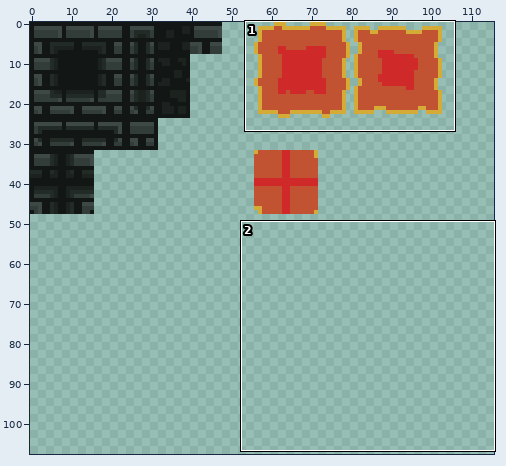
Two versions of one sprite sheet, Assets/Art/Textures/Enviornment/Tilemap.png. The first picture is a wide view before the edit; the outline marks the close-up.
Close-up. Before the edit:
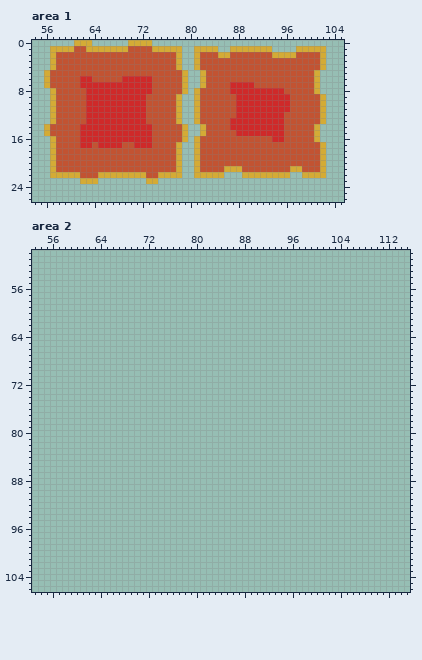
The file is 128x128 pixels. Colours within 5 levels of each other are drawn and written as one. Shown: area 1: x 54..105, y 0..26; area 2: x 53..115, y 50..106. The wide view leaves out empty margins.
Once edited:
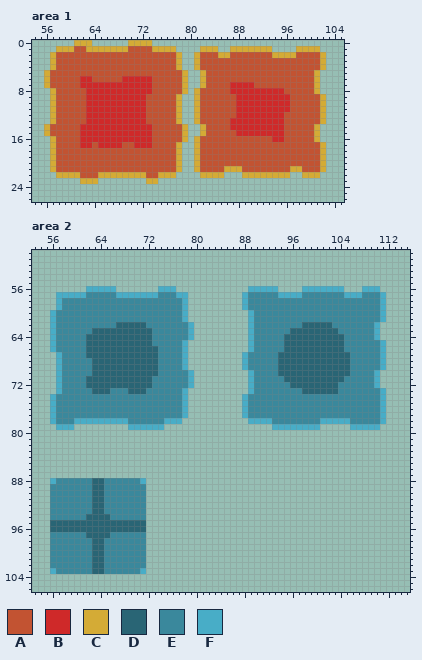
Palette (. is transparent): A #c25332  B #cf2929  C #d4ab36  D #296575  E #3a889c  F #48adc7
What changed:
Area 1:
y 1: x 57 C -> .; x 78 C -> .; x 81 C -> .; x 102 C -> .
y 22: x 57 C -> .; x 78 C -> .; x 81 C -> .; x 102 C -> .
Area 2:
y 56: x 62..66 ..... -> FFFFF; x 74..76 ... -> FFF; x 89..93 ..... -> FFFFF; x 98..104 ....... -> FFFFFFF; x 108..110 ... -> FFF
y 57: x 57..78 ...................... -> FFFFFEEEEEFFFFFFFEEEFF; x 88..111 ........................ -> FEEEEEFFFFEEEEEEEFFFEEEF
y 58..59: x 57..78 ...................... -> FEEEEEEEEEEEEEEEEEEEEF; x 88..111 ........................ -> FEEEEEEEEEEEEEEEEEEEEEEF
y 60..61: x 56..78 ....................... -> FEEEEEEEEEEEEEEEEEEEEEF; x 89..111 ....................... -> FEEEEEEEEEEEEEEEEEEEEEF
y 62: x 56..79 ........................ -> FEEEEEEEEEEDDDDDEEEEEEEF; x 89..110 ...................... -> FEEEEEEEEDDDDDEEEEEEEF
y 63: x 56..79 ........................ -> FEEEEEEDDDDDDDDDDEEEEEEF; x 89..110 ...................... -> FEEEEEEDDDDDDDDEEEEEEF
y 64: x 56..79 ........................ -> FEEEEEDDDDDDDDDDDEEEEEEF; x 89..110 ...................... -> FEEEEEDDDDDDDDDDEEEEEF
y 65: x 56..78 ....................... -> FEEEEEDDDDDDDDDDDEEEEEF; x 89..111 ....................... -> FEEEEEDDDDDDDDDDEEEEEEF
y 66: x 56..78 ....................... -> FEEEEEDDDDDDDDDDDDEEEEF; x 89..111 ....................... -> FEEEEEDDDDDDDDDDEEEEEEF
y 67: x 57..78 ...................... -> FEEEEDDDDDDDDDDDDEEEEF; x 88..111 ........................ -> FEEEEEDDDDDDDDDDDDEEEEEF
y 68..69: x 57..78 ...................... -> FEEEEEDDDDDDDDDDDEEEEF; x 88..111 ........................ -> FEEEEEDDDDDDDDDDDDEEEEEF
y 70: x 57..79 ....................... -> FEEEEEDDDDDDDDDDDEEEEEF; x 89..110 ...................... -> FEEEEDDDDDDDDDDDDEEEEF
y 71: x 57..79 ....................... -> FEEEEDDDDDDDDDDDEEEEEEF; x 89..110 ...................... -> FEEEEEDDDDDDDDDDEEEEEF
y 72: x 57..79 ....................... -> FEEEEDDDDDDDDDDDEEEEEEF; x 89..110 ...................... -> FEEEEEEDDDDDDDDEEEEEEF
y 73: x 57..78 ...................... -> FEEEEEDDDEEEDDDEEEEEEF; x 89..111 ....................... -> FEEEEEEEEDDDDDDEEEEEEEF
y 74..77: x 56..78 ....................... -> FEEEEEEEEEEEEEEEEEEEEEF; x 88..111 ........................ -> FEEEEEEEEEEEEEEEEEEEEEEF
y 78: x 56..77 ...................... -> FEEEFFFFFFFFFEEEEEEFFF; x 89..111 ....................... -> FFFFEEEEEEEEFFFFFEEEEEF
y 79: x 57..59 ... -> FFF; x 69..74 ...... -> FFFFFF; x 93..100 ........ -> FFFFFFFF; x 106..110 ..... -> FFFFF
y 88: x 56..71 ................ -> FEEEEEEDDEEEEEEF
y 89..93: x 56..71 ................ -> EEEEEEEDDEEEEEEE
y 94: x 56..71 ................ -> EEEEEEDDDDEEEEEE
y 95..96: x 56..71 ................ -> DDDDDDDDDDDDDDDD
y 97: x 56..71 ................ -> EEEEEEDDDDEEEEEE
y 98..102: x 56..71 ................ -> EEEEEEEDDEEEEEEE
y 103: x 56..71 ................ -> FEEEEEEDDEEEEEEF
